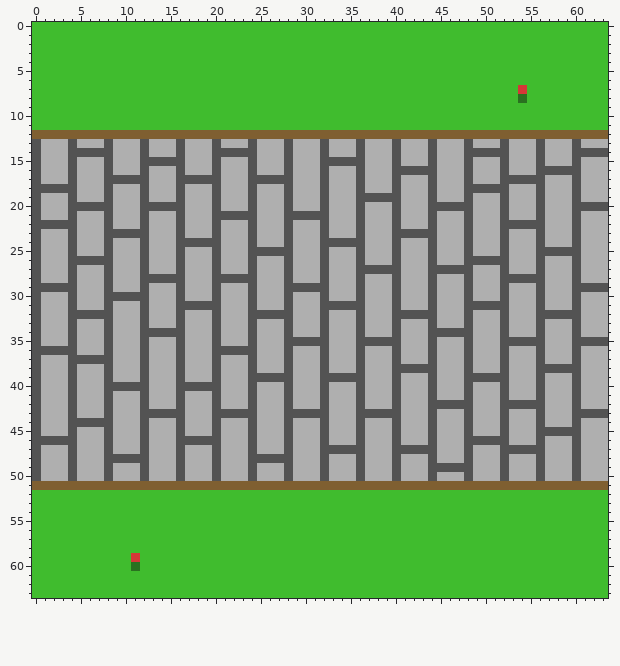
File history of a pixel-art sprite, Game/assets/textures/landscape/CHEMIN_HORIZONTAL.png. Above: the version before the commit.
The file is 64x64 pixels.
The same view after the edit:
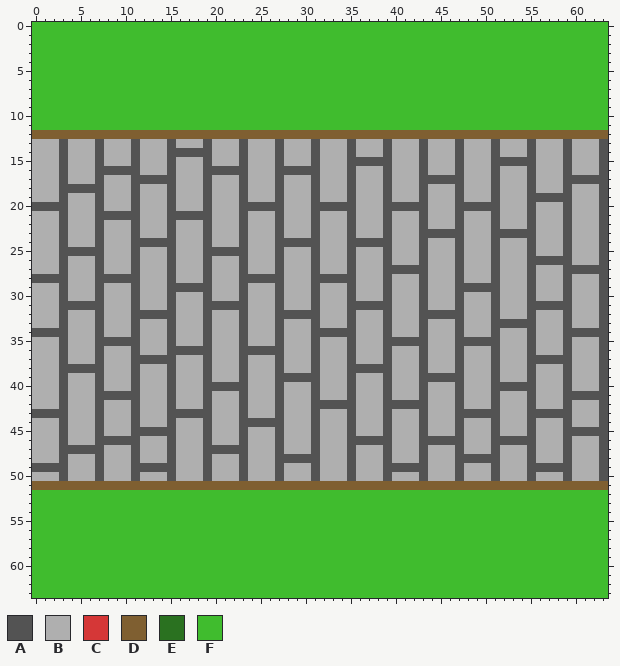
Palette (. is transparent): A #535353  B #afafaf  C #d53737  D #7f5f31  E #2a7120  F #40bc2e
The edit:
Changed rows in their new state; - is an unchanged pixel.
first column x 54:
 7 F
 8 F
first column x 0:
13 B--AB--AB--AB--AB--AB--AB--AB--AB--AB--AB--AB--AB--AB--AB--AB--A
14 B--ABBB-B--AB--A-AAABBB-B--AB--AB--AB--AB--AB--ABBB-B--AB--ABBB-
15 B--AB--AB--ABBB-B--AB--AB--AB--ABBB--AAAB--AB--AB--A-AAAB--AB--A
16 B--AB--A-AAAB--AB--A-AAAB--A-AAAB--AB--ABBB-B--AB--AB--ABBB-B--A
17 B--AB--ABBB--AAABBB-B--ABBB-B--AB--AB--AB--A-AAAB--ABBB-B--A-AAA
18 BBB--AAAB--AB--AB--AB--AB--AB--AB--AB--AB--AB--ABBB-B--AB--AB--A
19 B--AB--AB--AB--AB--AB--AB--AB--AB--ABBB-B--AB--AB--AB--A-AAAB--A
20 -AAABBB-B--ABBB-B--AB--A-AAAB--A-AAAB--A-AAABBB--AAAB--AB--ABBB-
21 B--AB--A-AAAB--A-AAABBB-B--ABBB-B--AB--AB--AB--AB--AB--AB--AB--A
22 BBB-B--AB--AB--AB--AB--AB--AB--AB--AB--AB--AB--AB--ABBB-B--AB--A
23 B--AB--ABBB-B--AB--AB--AB--AB--AB--AB--ABBB--AAAB--A-AAAB--AB--A
24 B--AB--AB--A-AAABBB-B--AB--A-AAABBB--AAAB--AB--AB--AB--AB--AB--A
25 B--A-AAAB--AB--AB--A-AAABBB-B--AB--AB--AB--AB--AB--AB--ABBB-B--A
26 B--ABBB-B--AB--AB--AB--AB--AB--AB--AB--AB--AB--ABBB-B--A-AAAB--A
27 B--AB--AB--AB--AB--AB--AB--AB--AB--ABBB--AAABBB-B--AB--AB--A-AAA
28 -AAAB--A-AAABBB-B--ABBB--AAAB--A-AAAB--AB--AB--AB--ABBB-B--AB--A
29 BBB-B--AB--AB--A-AAAB--AB--ABBB-B--AB--AB--AB--A-AAAB--AB--ABBB-
30 B--AB--ABBB-B--AB--AB--AB--AB--AB--AB--AB--AB--AB--AB--AB--AB--A
31 B--A-AAAB--AB--ABBB--AAAB--AB--ABBB--AAAB--AB--ABBB-B--A-AAAB--A
32 B--ABBB-B--A-AAAB--AB--ABBB--AAAB--AB--ABBB--AAAB--AB--ABBB-B--A
33 B--AB--AB--AB--AB--AB--AB--AB--AB--AB--AB--AB--AB--A-AAAB--AB--A
34 -AAAB--AB--ABBB-B--AB--AB--AB--A-AAAB--AB--ABBB-B--AB--AB--A-AAA
35 B--AB--A-AAAB--AB--AB--AB--ABBB-B--ABBB--AAAB--A-AAABBB-B--ABBB-
36 BBB-B--AB--AB--A-AAABBB--AAAB--AB--AB--AB--AB--AB--AB--AB--AB--A
37 B--ABBB-B--A-AAAB--AB--AB--AB--AB--AB--AB--AB--AB--AB--A-AAAB--A
38 B--A-AAAB--AB--AB--AB--AB--AB--AB--A-AAABBB-B--AB--AB--ABBB-B--A
39 B--AB--AB--AB--AB--AB--ABBB--AAABBB-B--AB--A-AAABBB-B--AB--AB--A
40 B--AB--ABBB-B--ABBB--AAAB--AB--AB--AB--AB--AB--AB--A-AAAB--AB--A
41 B--AB--A-AAAB--AB--AB--AB--AB--AB--AB--AB--AB--AB--AB--AB--A-AAA
42 B--AB--AB--AB--AB--AB--AB--AB--A-AAAB--A-AAABBB-B--ABBB-B--AB--A
43 -AAAB--AB--ABBB--AAABBB-B--ABBB-B--ABBB-B--AB--A-AAAB--A-AAABBB-
44 B--ABBB-B--AB--AB--AB--A-AAAB--AB--AB--AB--AB--AB--AB--AB--AB--A
45 B--AB--AB--A-AAAB--AB--AB--AB--AB--AB--AB--AB--AB--AB--ABBB--AAA
46 BBB-B--A-AAAB--ABBB-B--AB--AB--AB--A-AAAB--A-AAABBB--AAAB--AB--A
47 B--A-AAAB--AB--AB--A-AAAB--AB--ABBB-B--ABBB-B--AB--ABBB-B--AB--A
48 B--AB--ABBB-B--AB--AB--ABBB--AAAB--AB--AB--AB--A-AAAB--AB--AB--A
49 -AAAB--AB--A-AAAB--AB--AB--AB--AB--AB--A-AAABBB-B--AB--A-AAAB--A
50 B--AB--AB--AB--AB--AB--AB--AB--AB--AB--AB--AB--AB--AB--AB--AB--A
first column x 11:
59 F
60 F
Where, in picture pixels (left, top, right, bottom), the same in both pictures:
changed: (518, 85, 527, 103)
changed: (32, 139, 608, 481)
changed: (131, 553, 140, 571)
